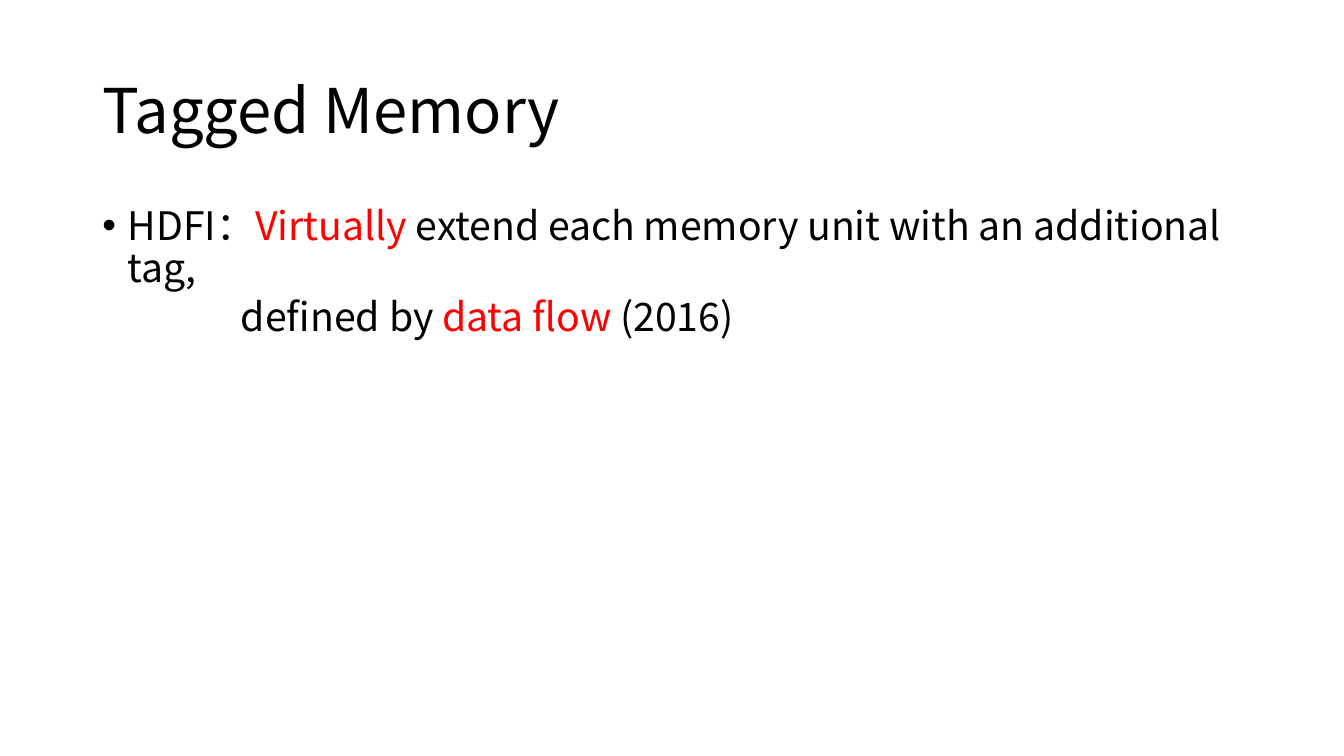
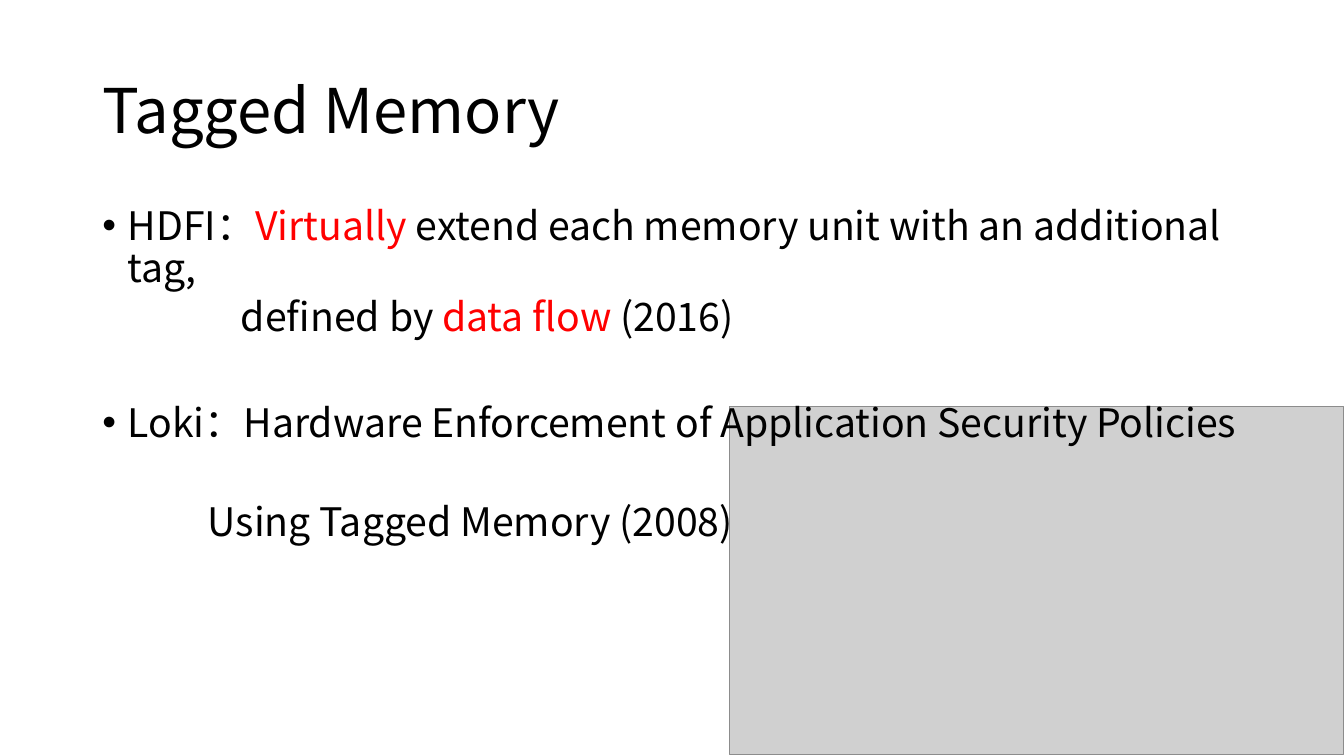
Before and after one commit to Bemfool/SUNFLOWER, a slide deck: slide 21 of ppt(合) - 副本.pptx (slide 2 before the commit). Drawn at 1344x756 pixels with LibreOffice and Linux fonts; fonts in the diff are those of the drawing; grey boxes stand for pictures. Boxes give left, top, right and bottom in pixels: in the first picture for what was removed or moved away, otherwise in the second. Text is boxed around its words. In the diff, an @@ line names an element or a change of style, - is before the commit and + after.

```diff
--- a/ppt(合) - 副本.pptx
+++ b/ppt(合) - 副本.pptx
@@ text at <box>128,397,1236,547</box>: paragraphs added @@
+• Loki：Hardware Enforcement of Application Security Policies
+Using Tagged Memory (2008)
@@ picture added at <box>730,406,1344,754</box> @@
```
Also in this commit, not shown: 3 other slides changed, 10 other files.
